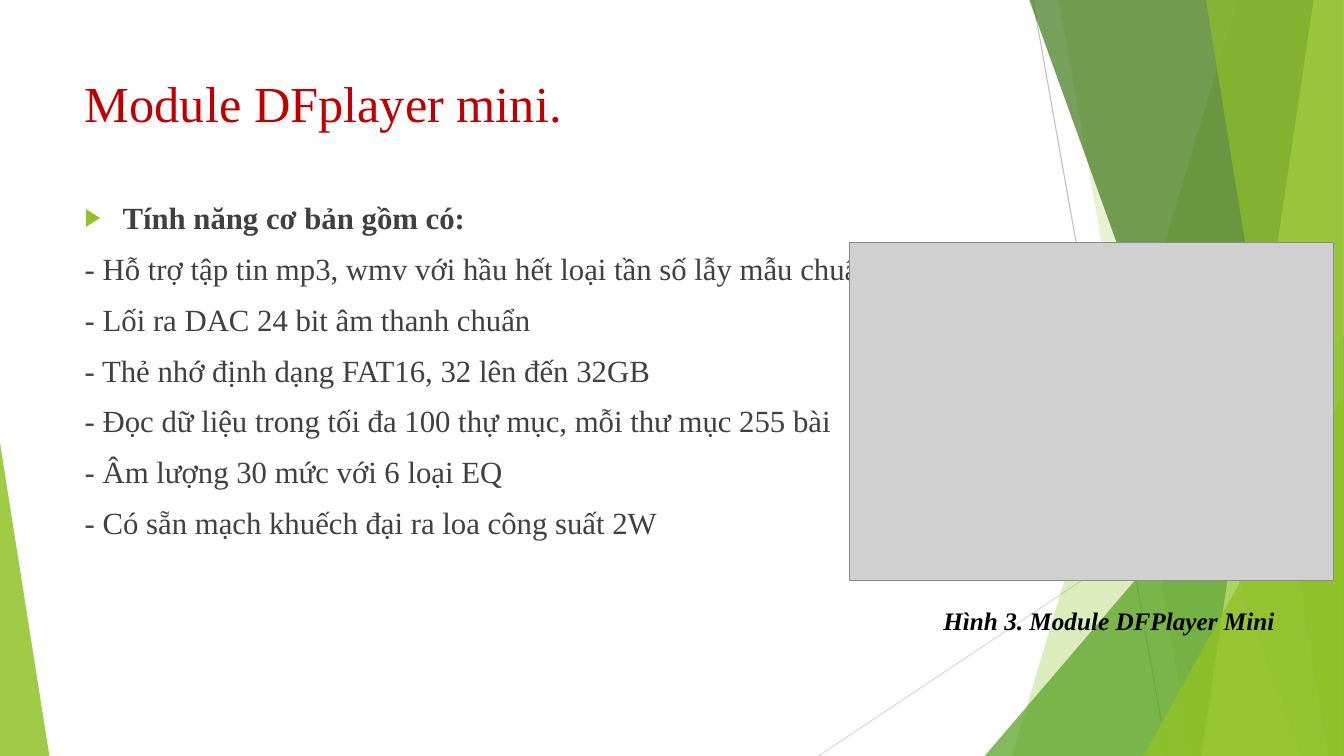
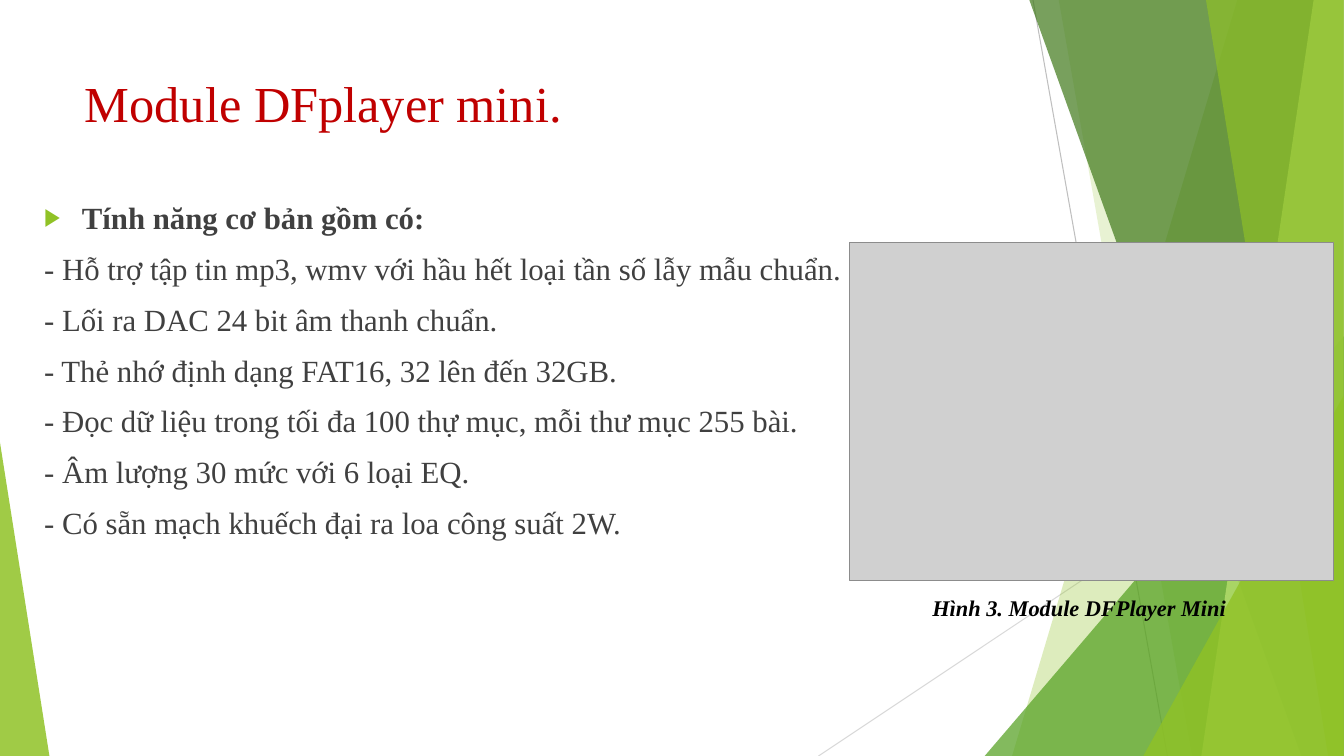
Before and after one commit to huynhlinh112/final, a slide deck: slide 9 of final.pptx (slide 7 before the commit). Drawn at 1344x756 pixels with LibreOffice and Linux fonts; fonts in the diff are those of the drawing; grey boxes stand for pictures. Boxes give left, top, right and bottom in pixels: in the first picture for what was removed or moved away, otherwise in the second. Text is boxed around its words. In the diff, an @@ line names an element or a change of style, - is before the commit and + after.

```diff
--- a/final.pptx
+++ b/final.pptx
@@ text "Tính năng cơ bản gồm ...": place and size @@
-text "Tính năng cơ bản gồm ..." at (102,206,881,540)
+text "Tính năng cơ bản gồm ..." at (61,206,841,540)
@@ text at (61,308,797,540): text changed @@
-- Lối ra DAC 24 bit âm thanh chuẩn
-- Thẻ nhớ định dạng FAT16, 32 lên đến 32GB
-- Đọc dữ liệu trong tối đa 100 thự mục, mỗi thư mục 255 bài
-- Âm lượng 30 mức với 6 loại EQ
-- Có sẵn mạch khuếch đại ra loa công suất 2W
+- Lối ra DAC 24 bit âm thanh chuẩn.
+- Thẻ nhớ định dạng FAT16, 32 lên đến 32GB.
+- Đọc dữ liệu trong tối đa 100 thự mục, mỗi thư mục 255 bài.
+- Âm lượng 30 mức với 6 loại EQ.
+- Có sẵn mạch khuếch đại ra loa công suất 2W.
@@ text "Hình 3. Module DFPlayer Mini": place and size @@
-text "Hình 3. Module DFPlayer Mini" at (943,610,1274,636)
+text "Hình 3. Module DFPlayer Mini" at (932,599,1226,622)
@@ text "Hình 3. Module DFPlayer Mini" at (932,599,1226,622): size 18 to 16 pt @@
```
Also in this commit, not shown: 12 other slides changed, 4 slides added.
